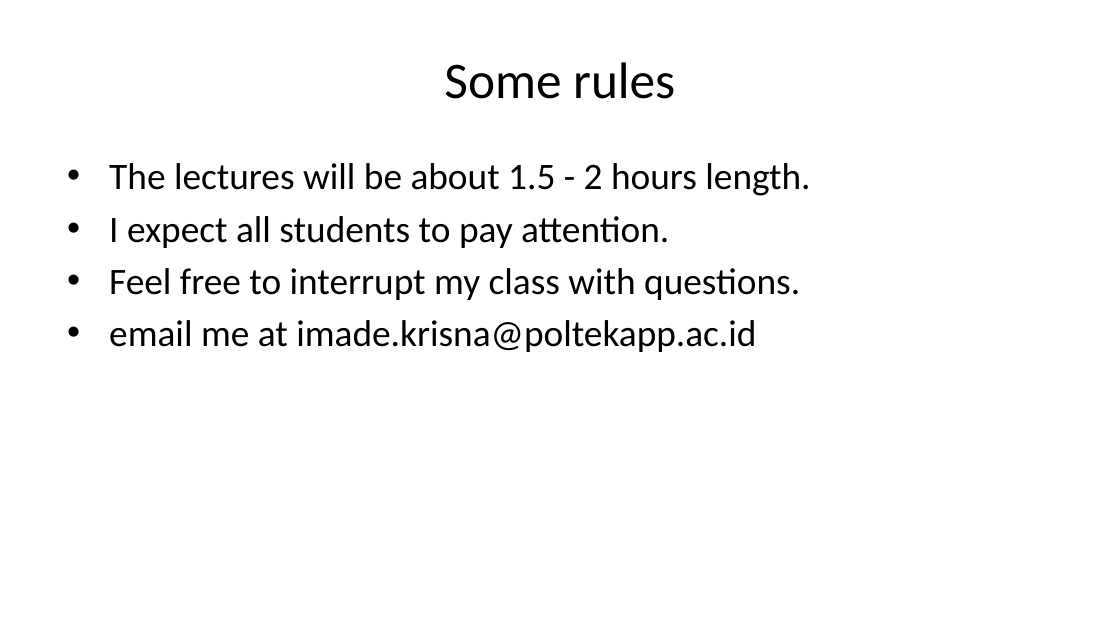
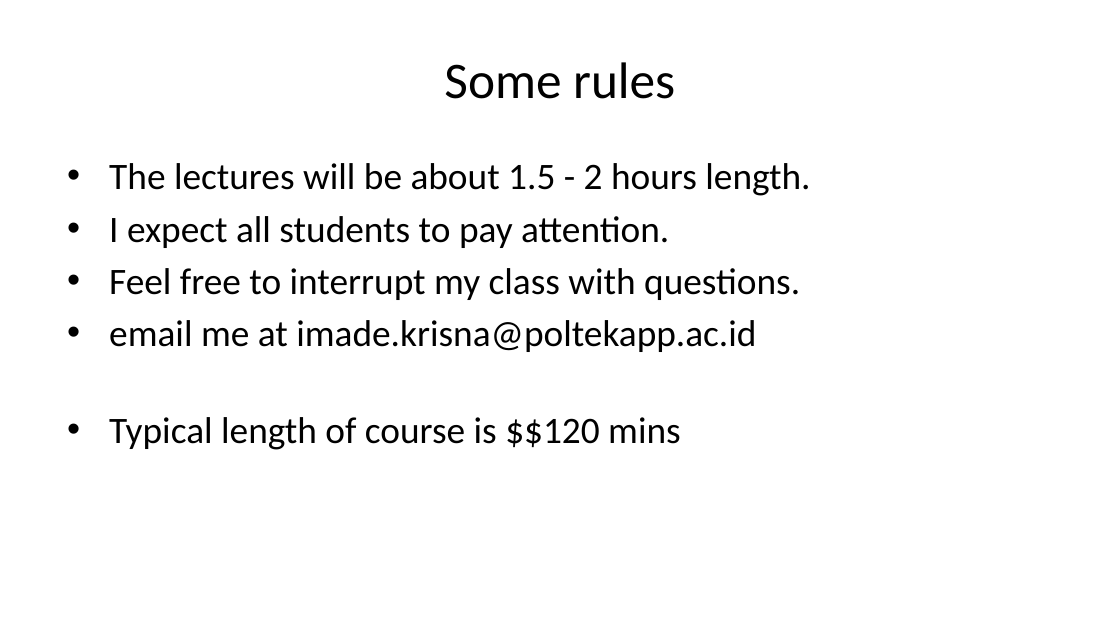
Before and after one commit to imedkrisna/krisna, a slide deck: slide 6 of static/ekon/week1/index.pptx. Drawn at 1120x630 pixels with LibreOffice and Linux fonts; fonts in the diff are those of the drawing. Boxes give left, top, right and bottom in pixels: in the first picture for what was removed or moved away, otherwise in the second. Text is boxed around its words. In the diff, an @@ line names an element or a change of style, - is before the commit and + after.

```diff
--- a/static/ekon/week1/index.pptx
+++ b/static/ekon/week1/index.pptx
@@ text at box(109, 417, 681, 450): paragraph added @@
+• Typical length of course is $$120 mins
```
Also in this commit, not shown: 1 other slide changed, 5 other files.
